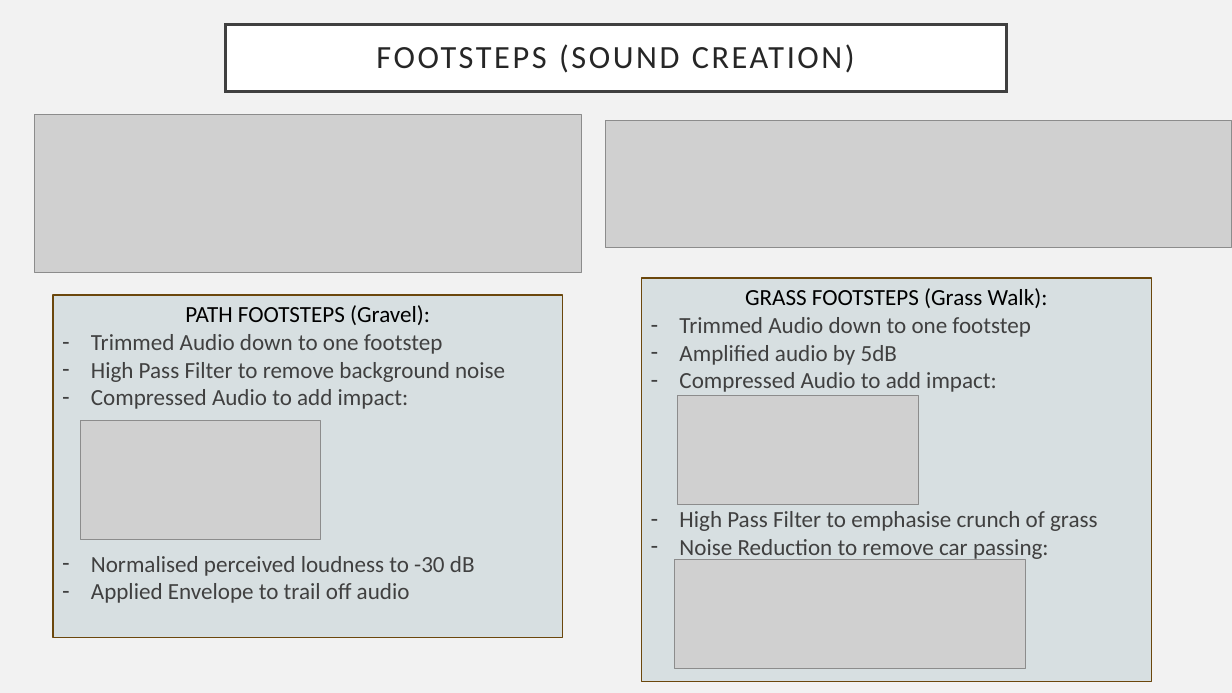
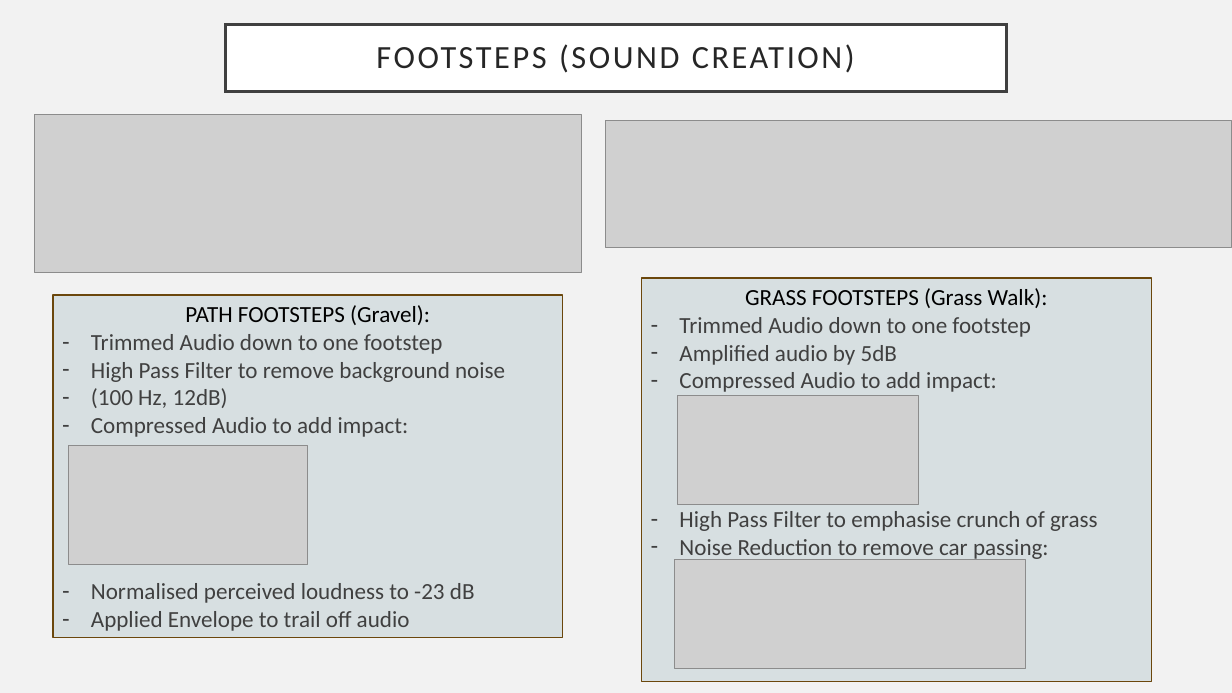
Before and after one commit to s5707515/GameAudioDesign, a slide deck: slide 4 of Assessment/GAT Slides.pptx. Drawn at 1232x693 pixels with LibreOffice and Linux fonts; fonts in the diff are those of the drawing; grey boxes stand for pictures. Boxes give left, top, right and bottom in pixels: in the first picture for what was removed or moved away, otherwise in the second. Text is boxed around its words. In the diff, an @@ line names an element or a change of style, - is before the commit and + after.

```diff
--- a/Assessment/GAT Slides.pptx
+++ b/Assessment/GAT Slides.pptx
@@ text in rectangle at (91,388,228,408): paragraph added @@
+– (100 Hz, 12dB)
@@ picture: place and size @@
-picture at (80,421,320,539)
+picture at (68,445,308,564)
@@ text in rectangle at (91,583,475,603): text changed @@
-– Normalised perceived loudness to -30 dB
+– Normalised perceived loudness to -23 dB
```
Also in this commit, not shown: 5 other slides changed, 1 other file.
